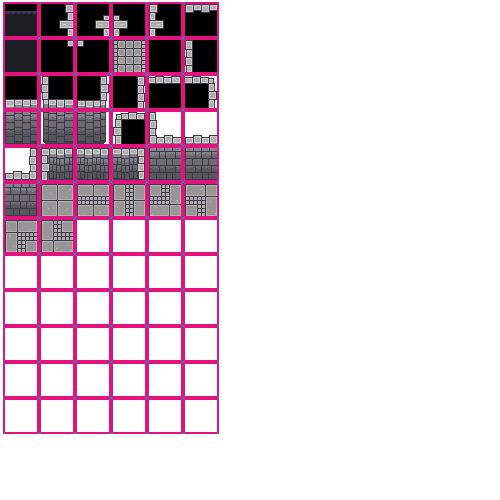
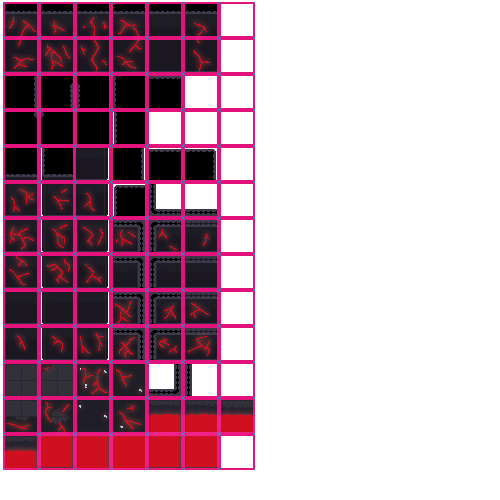
Layers edited between the first and the second 500×500 image:
added layer "Lave" above "Calque 12(collé)" over [3, 2, 255, 470]
painted on "Calque 12(collé)" over [3, 2, 255, 470]
painted on "Calque 3(collé)" over [3, 2, 255, 470]
